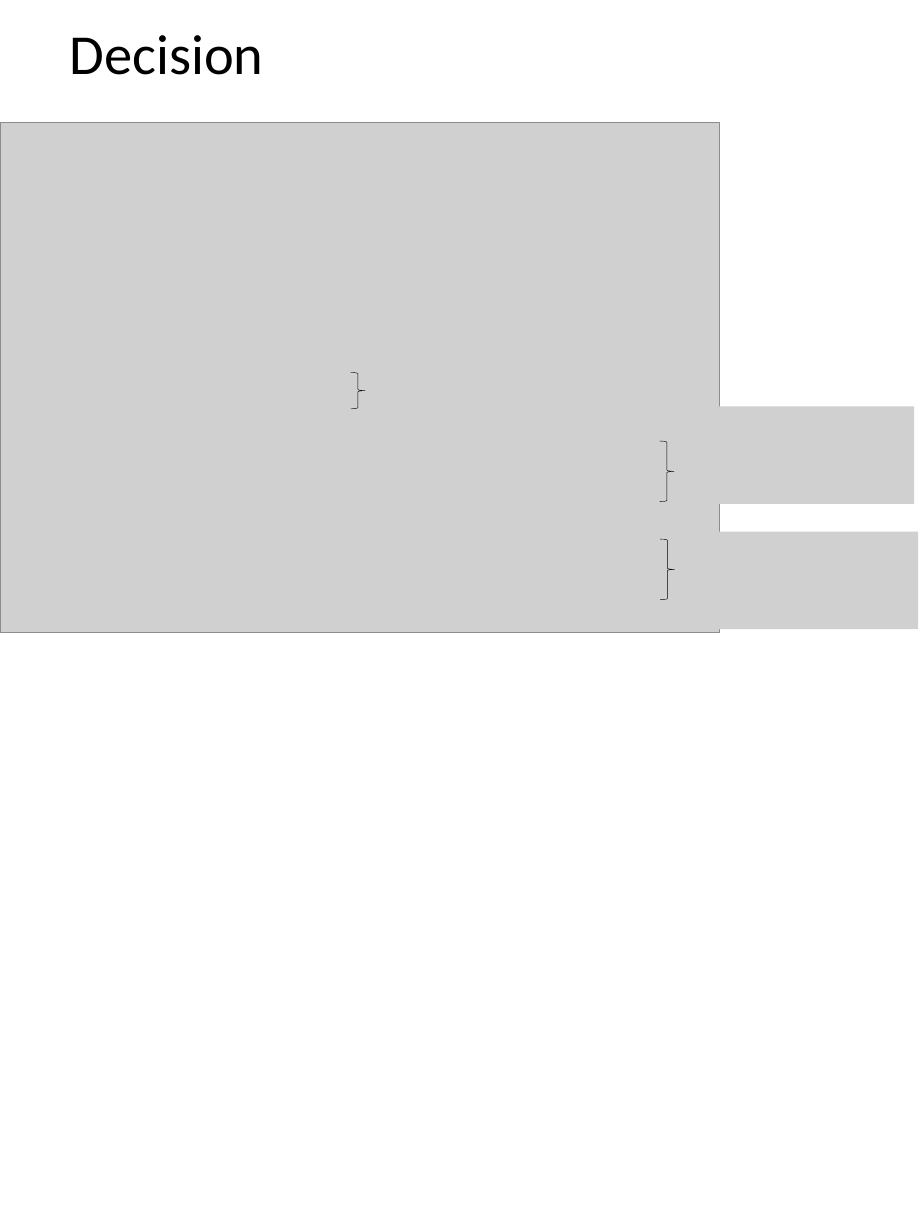
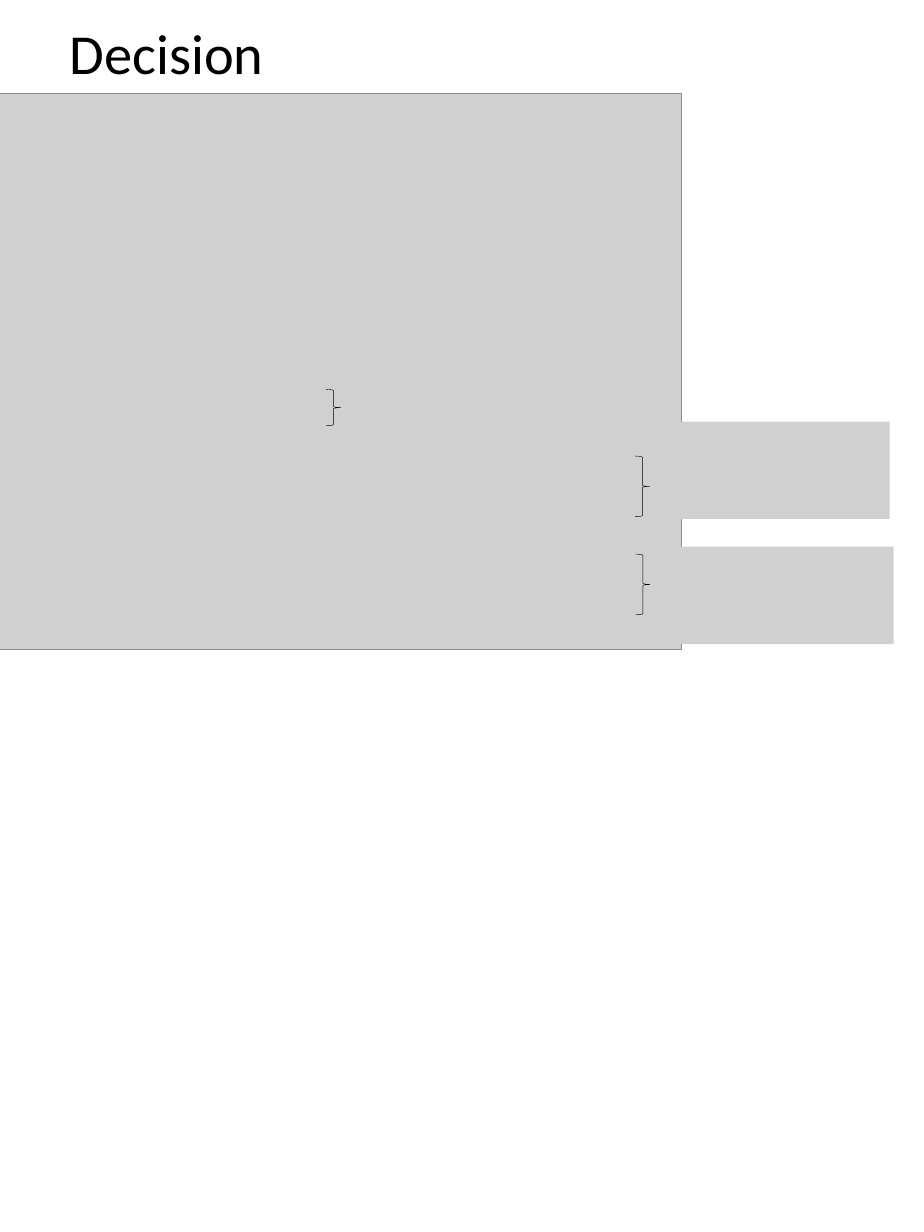
Before and after one commit to quanpeng0/BrainModels, a slide deck: slide 1 of docs/brainpy_handbook/ppt/rnns.pptx. Drawn at 924x1232 pixels with LibreOffice and Linux fonts; fonts in the diff are those of the drawing; grey boxes stand for pictures. Boxes give left, top, right and bottom in pixels: in the first picture for what was removed or moved away, otherwise in the second. Text is boxed around its words. In the diff, an @@ line names an element or a change of style, - is before the commit and + after.

```diff
--- a/docs/brainpy_handbook/ppt/rnns.pptx
+++ b/docs/brainpy_handbook/ppt/rnns.pptx
@@ picture: place and size @@
-picture at (0,123,719,633)
+picture at (0,94,681,650)
@@ 3 pictures, 3 right braces: place and size @@
-3 pictures, 3 right braces at (351,365,918,629)
+3 pictures, 3 right braces at (326,382,894,644)
```
Also in this commit, not shown: 3 other slides changed, 1 slide added, 1 slide removed, 3 other files.
